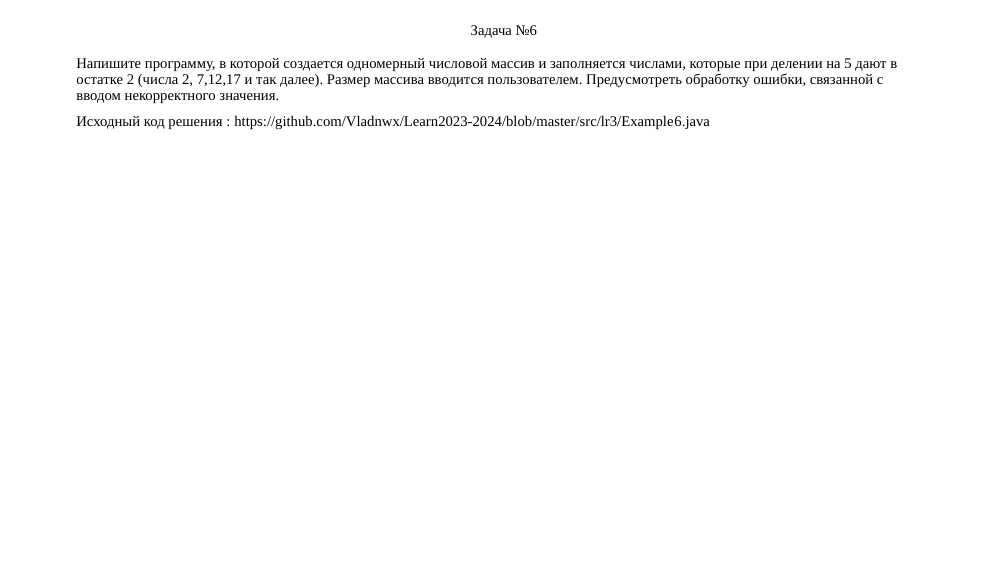
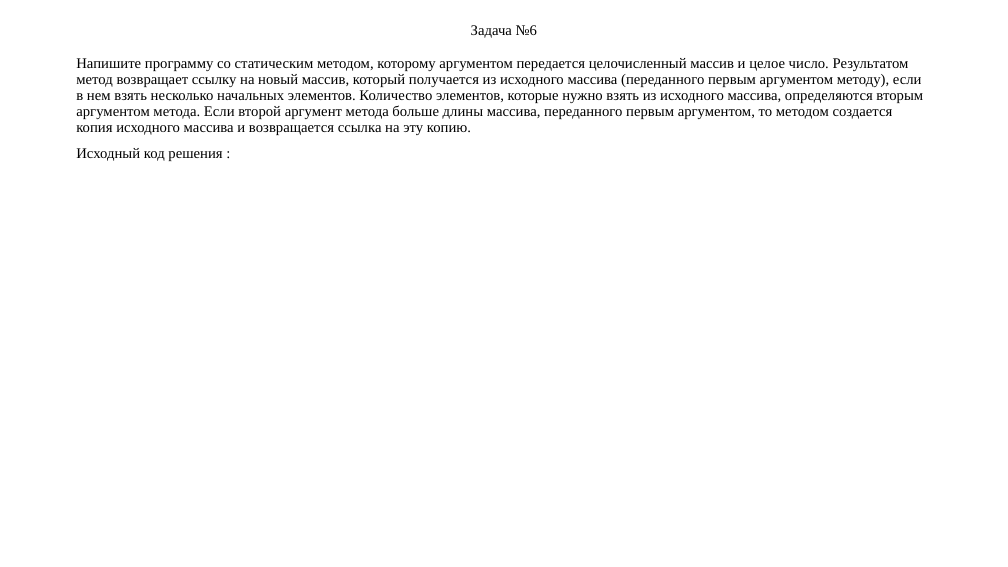
Before and after one commit to Vladnwx/Learn2023-2024, a slide deck: slide 8 of src/lr6/РИЗ-130916у Савельев В.Н. Отчет о выполнении ЛР6.pptx. Drawn at 1008x567 pixels with LibreOffice and Linux fonts; fonts in the diff are those of the drawing. Boxes give left, top, right and bottom in pixels: in the first picture for what was removed or moved away, otherwise in the second. Text is boxed around its words. In the diff, an @@ line names an element or a change of style, - is before the commit and + after.

```diff
--- a/src/lr6/РИЗ-130916у Савельев В.Н. Отчет о выполнении ЛР6.pptx
+++ b/src/lr6/РИЗ-130916у Савельев В.Н. Отчет о выполнении ЛР6.pptx
@@ text at bbox=[76, 58, 923, 161]: text changed @@
-Напишите программу, в которой создается одномерный числовой массив и заполняется числами, которые при делении на 5 дают в остатке 2 (числа 2, 7,12,17 и так далее). Размер массива вводится пользователем. Предусмотреть обработку ошибки, связанной с вводом некорректного значения.
-Исходный код решения : https://github.com/Vladnwx/Learn2023-2024/blob/master/src/lr3/Example6.java
+Напишите программу со статическим методом, которому аргументом передается целочисленный массив и целое число. Результатом метод возвращает ссылку на новый массив, который получается из исходного массива (переданного первым аргументом методу), если в нем взять несколько начальных элементов. Количество элементов, которые нужно взять из исходного массива, определяются вторым аргументом метода. Если второй аргумент метода больше длины массива, переданного первым аргументом, то методом создается копия исходного массива и возвращается ссылка на эту копию.
+Исходный код решения :
```
Also in this commit, not shown: 12 other slides changed, 2 other files.
